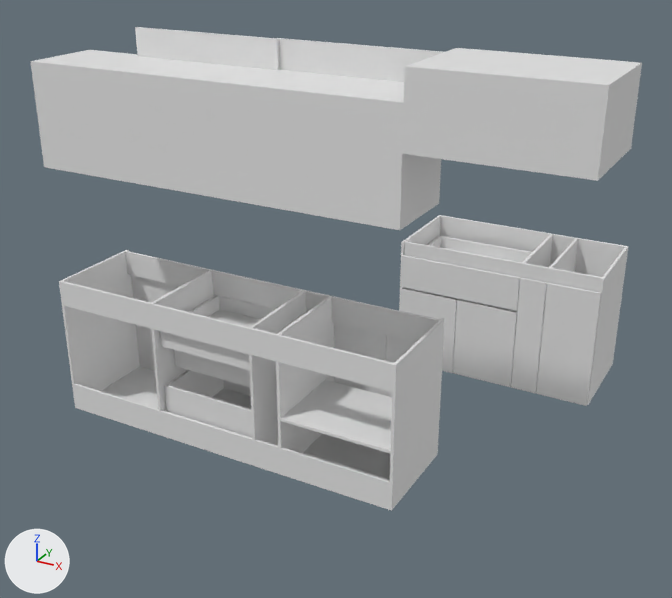
Renders of the Blender file 3d_models/kitchen_1/kitchen_1.blend from each side of a commit.
Rendered twice from a 50 mm camera at (1.53, -3.34, 2.8) aimed at (-0.73, 0.77, 0.75). Lighting does not change. The marker at lower left points along +X, +Y and +Z.

The first picture shows 'mesinf_aglo_horizontal_osc_vetaN_cntANANLOLN_paneA.001', 'mesinf_aglo_verticalat_osc_vetaN_cntANANLOLC_baseA.001', 'mesinf_aglo_verticalat_osc_vetaN_cntANANLOLC_baseA.002', 'mesinf_aglo_verticalback_osc_vetaN_cntANANLOLN_baseA.001', 'mesinf_aglo_verticalback_osc_vetaN_cntANANLOLN_baseA.002', 'mesinf_aglo_verticalfront_cla_vetaA_cntACACLNLN_baseA.001', 'mesisl_aglo_verticalfront_cla_vetaL_cntACACLCLC_puertaA.002', 'mesisl_aglo_verticalfront_cla_vetaL_cntACACLCLC_puertaC.001', 'messup_aglo_horizontal_osc_vetaN_cntANANLCLN_baseA.002', 'messup_aglo_verticalback_osc_vetaN_cntAOAOLOLO_baseA.001', 'messup_aglo_verticalback_osc_vetaN_cntAOAOLOLO_baseB.001', 'messup_aglo_verticalfront_cla_vetaA_cntACACLCLC_puertaC.002', 'messup_aglo_verticalfront_cla_vetaL_cntACACLCLC_puertaC.001'.
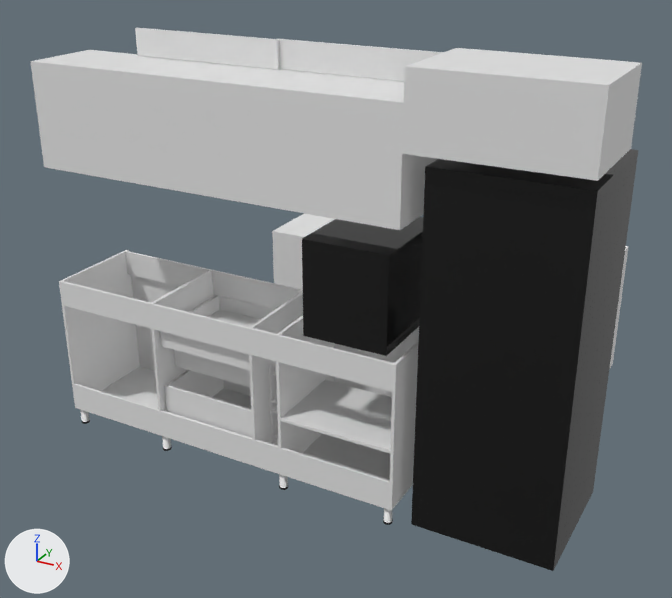
What differs and where, as boxes (x1, y1, x2, y2) in the pictures (672 x 598 px):
'nevera', shown (black): after (411, 149, 638, 571)
'lavaplatos', shown (black): after (302, 217, 423, 356)
'messup_aglo_verticalfront_cla_vetaA_cntACACLCLC_puertaC.002', moved: before (276, 38, 443, 82); after (279, 39, 443, 82)
'messup_aglo_verticalfront_cla_vetaL_cntACACLCLC_puertaC.001', moved: before (135, 27, 280, 70); after (135, 28, 280, 70)
'lavadora', shown: after (272, 213, 335, 290)
'v_foot_table_a.002', shown: after (383, 508, 393, 525)
'v_foot_table_a.008', shown: after (279, 474, 288, 490)
'v_foot_table_a.006', shown: after (162, 436, 172, 451)
'v_foot_table_a.004', shown: after (81, 410, 90, 424)
'mesisl_aglo_verticalfront_cla_vetaL_cntACACLCLC_puertaC.001', unchanged, covered by the edit: before (536, 283, 601, 406)
'mesisl_aglo_verticalfront_cla_vetaL_cntACACLCLC_puertaA.002', unchanged, covered by the edit: before (453, 300, 517, 387)
'mesisl_aglo_verticalfront_cla_vetaA_cntACACLCLC_cajonA.001', unchanged, covered by the edit: before (400, 255, 520, 310)
'mesisl_aglo_verticalback_cla_vetaA_cntANANLNLN_baseA.001', unchanged, covered by the edit: before (440, 215, 626, 277)

The change in detail:
Object 'lavadora' (ob_lavadora) is now shown.
Object 'nevera' (ob_nevera) is now shown.
Object 'lavaplatos' (ob_lavaplatos) is now shown.
Object 'v_foot_table_a.002' (ob_v_foot_table_a_002) is now shown.
Object 'v_foot_table_a.004' (ob_v_foot_table_a_004) is now shown.
Object 'v_foot_table_a.006' (ob_v_foot_table_a_006) is now shown.
Object 'v_foot_table_a.008' (ob_v_foot_table_a_008) is now shown.
Object 'messup_aglo_verticalfront_cla_vetaA_cntACACLCLC_puertaC.002' (ob_messup_aglo_verticalfront_cla_vetaa_cntacaclclc_puertac_002) moves from (0.0, 0.39, 2.18) to (0.0, 0.39, 2.182).
Object 'messup_aglo_verticalfront_cla_vetaL_cntACACLCLC_puertaC.001' (ob_messup_aglo_verticalfront_cla_vetal_cntacaclclc_puertac_001) moves from (-1.645, 0.373, 2.18) to (-1.645, 0.373, 2.182).
